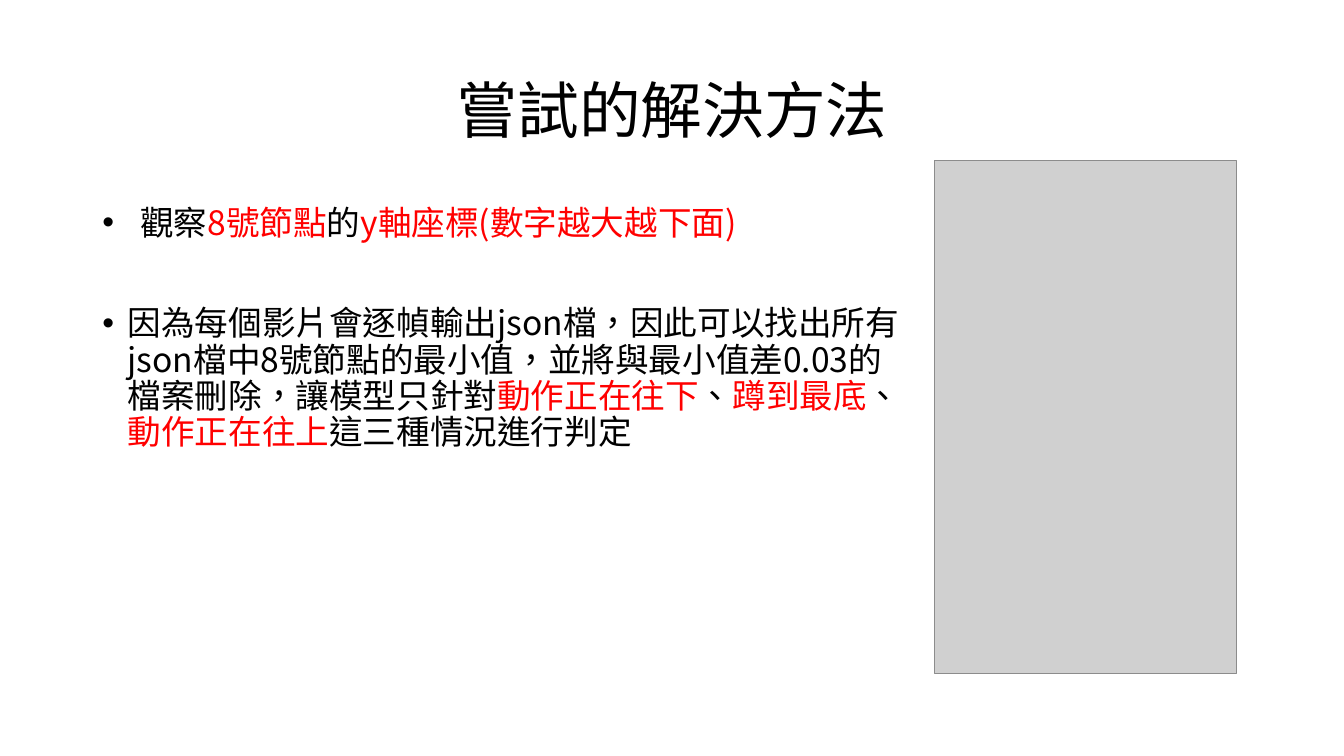
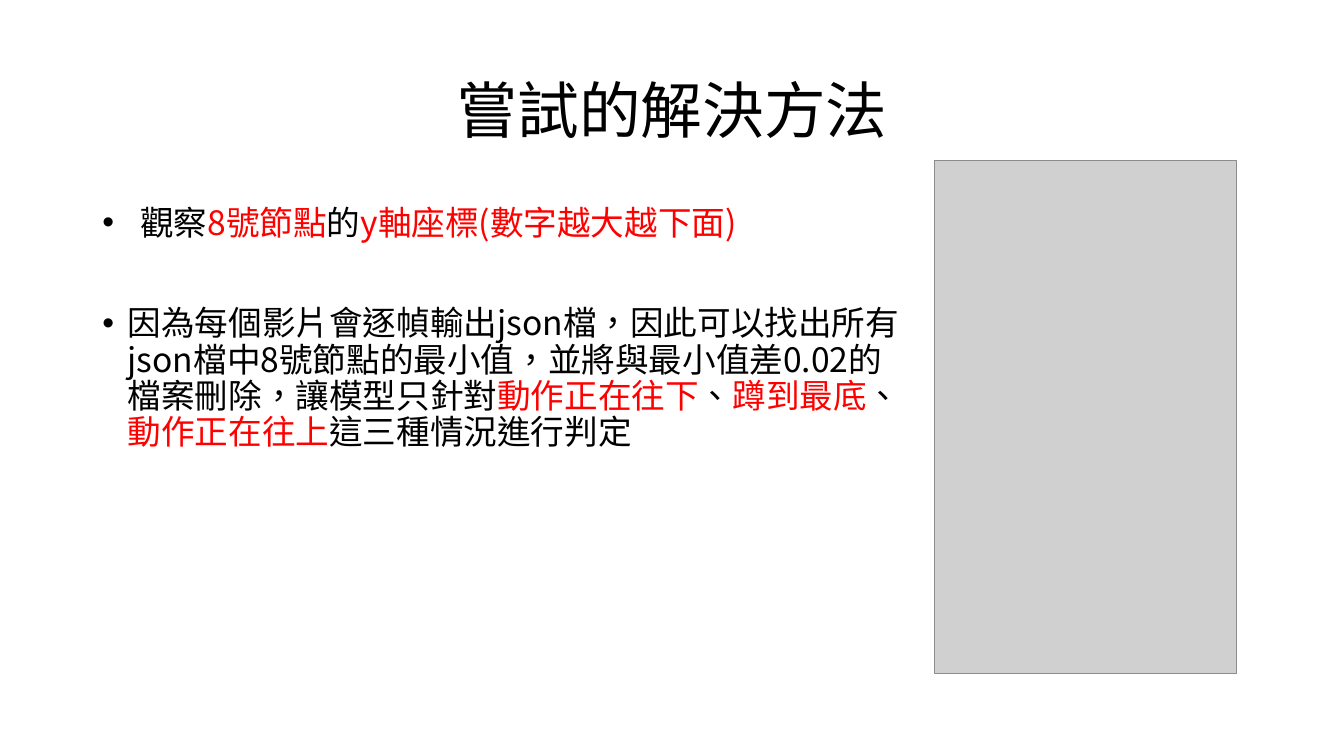
Before and after one commit to mizulun/seatpose-system, a slide deck: slide 5 of week6進度報告.pptx. Drawn at 1344x756 pixels with LibreOffice and Linux fonts; fonts in the diff are those of the drawing; grey boxes stand for pictures. Boxes give left, top, right and bottom in pixels: in the first picture for what was removed or moved away, otherwise in the second. Text is boxed around its words. In the diff, an @@ line names an element or a change of style, - is before the commit and + after.

```diff
--- a/week6進度報告.pptx
+++ b/week6進度報告.pptx
@@ text at [128,306,901,447]: text changed @@
-• 因為每個影片會逐幀輸出json檔，因此可以找出所有
-  json檔中8號節點的最小值，並將與最小值差0.03的
-  檔案刪除，讓模型只針對動作正在往下、蹲到最底、
-  動作正在往上這三種情況進行判定
+• 因為每個影片會逐幀輸出json檔，因此可以找出所有
+  json檔中8號節點的最小值，並將與最小值差0.02的
+  檔案刪除，讓模型只針對動作正在往下、蹲到最底、
+  動作正在往上這三種情況進行判定
```
Also in this commit, not shown: 1 other slide changed, 6 slides added, 1 slide removed.
